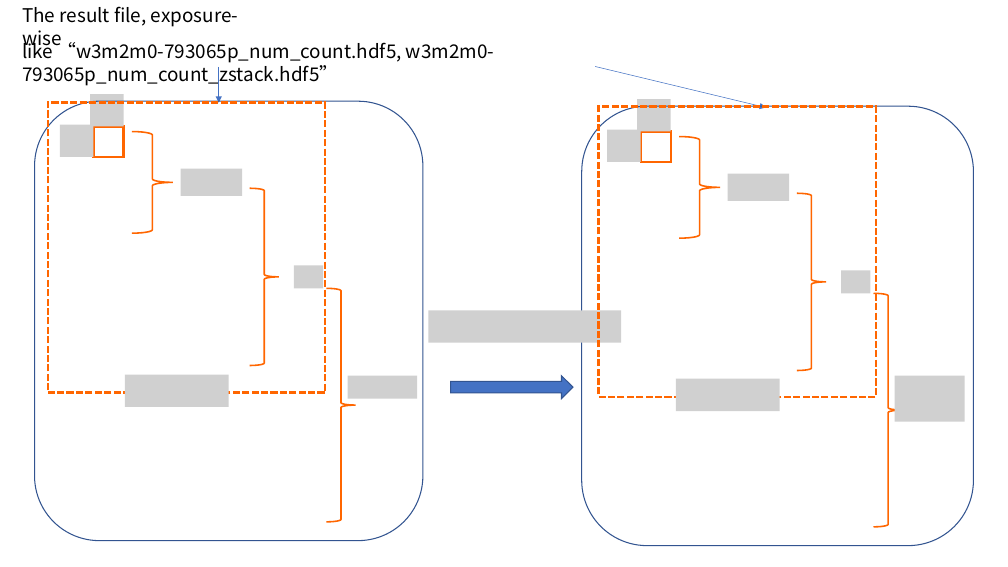
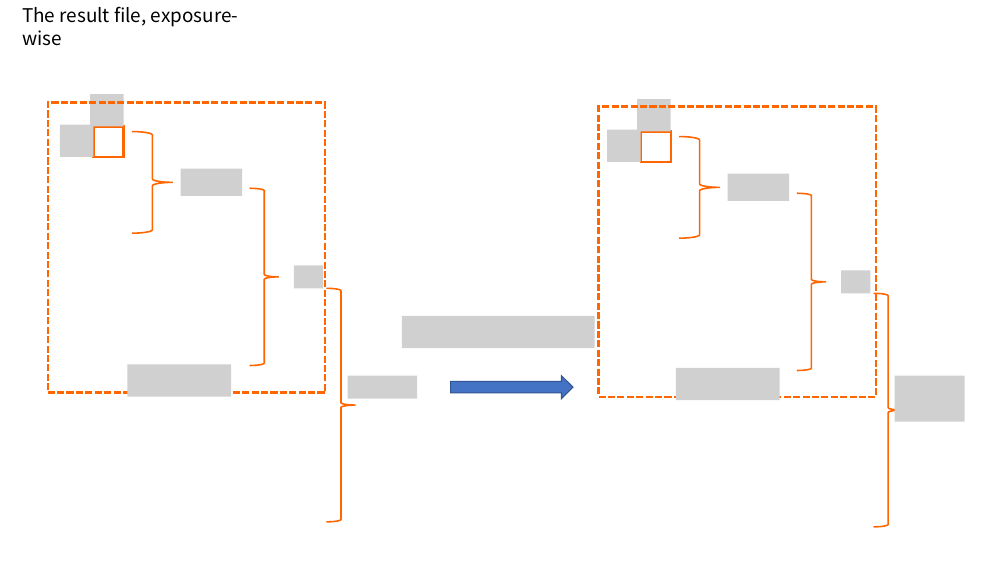
Before and after one commit to hekunlie/astrophy-research, a slide deck: slide 6 of correlation/Fourier_Quad/data_structure.pptx (slide 5 before the commit). Drawn at 1008x567 pixels with LibreOffice and Linux fonts; fonts in the diff are those of the drawing; grey boxes stand for pictures. Boxes give left, top, right and bottom in pixels: in the first picture for what was removed or moved away, otherwise in the second. Text is boxed around its words. In the diff, an @@ line names an element or a change of style, - is before the commit and + after.

```diff
--- a/correlation/Fourier_Quad/data_structure.pptx
+++ b/correlation/Fourier_Quad/data_structure.pptx
@@ text removed at (22,39,494,86) @@
-like “w3m2m0-793065p_num_count.hdf5, w3m2m0-793065p_num_count_zstack.hdf5”
@@ arrow removed from (219, 67) to (219, 103) @@
@@ arrow removed from (595, 67) to (766, 107) @@
@@ rounded rectangle removed at (35,101,423,541) @@
@@ rounded rectangle removed at (582,107,973,546) @@
@@ picture: place and size @@
-picture at (428,311,621,343)
+picture at (402,316,595,349)
@@ picture: place and size @@
-picture at (125,375,228,408)
+picture at (127,364,231,397)
@@ picture: place and size @@
-picture at (676,379,780,411)
+picture at (676,368,780,401)
```
Also in this commit, not shown: 2 other slides changed, 3 slides added, 2 slides removed.
